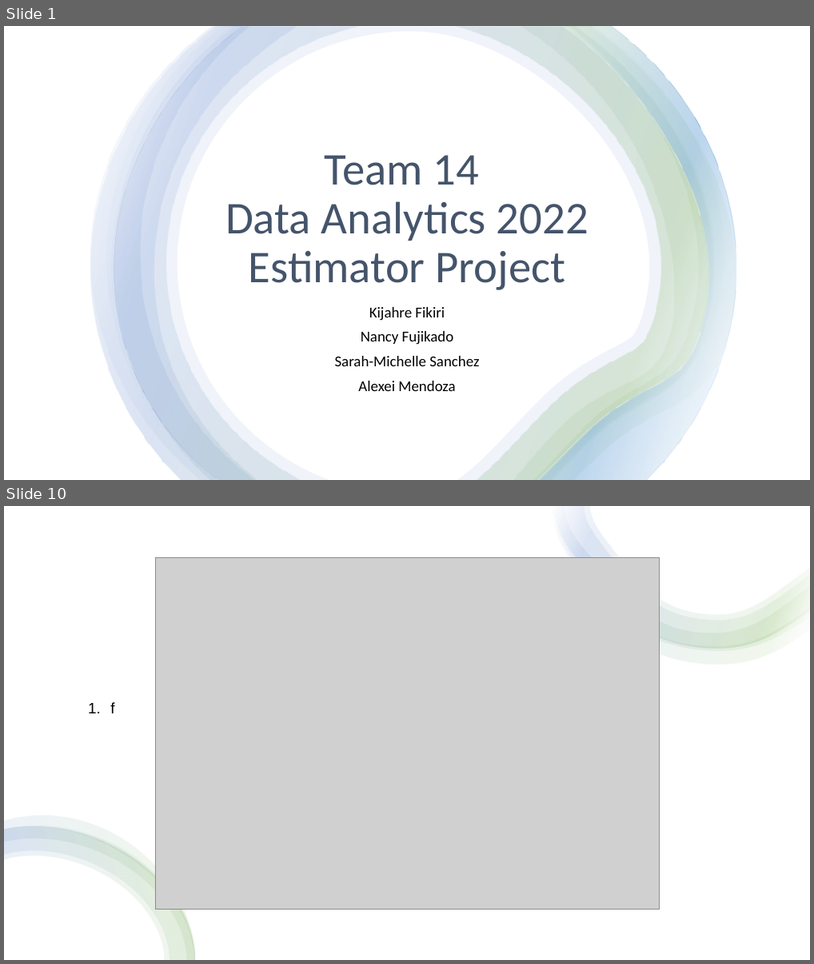
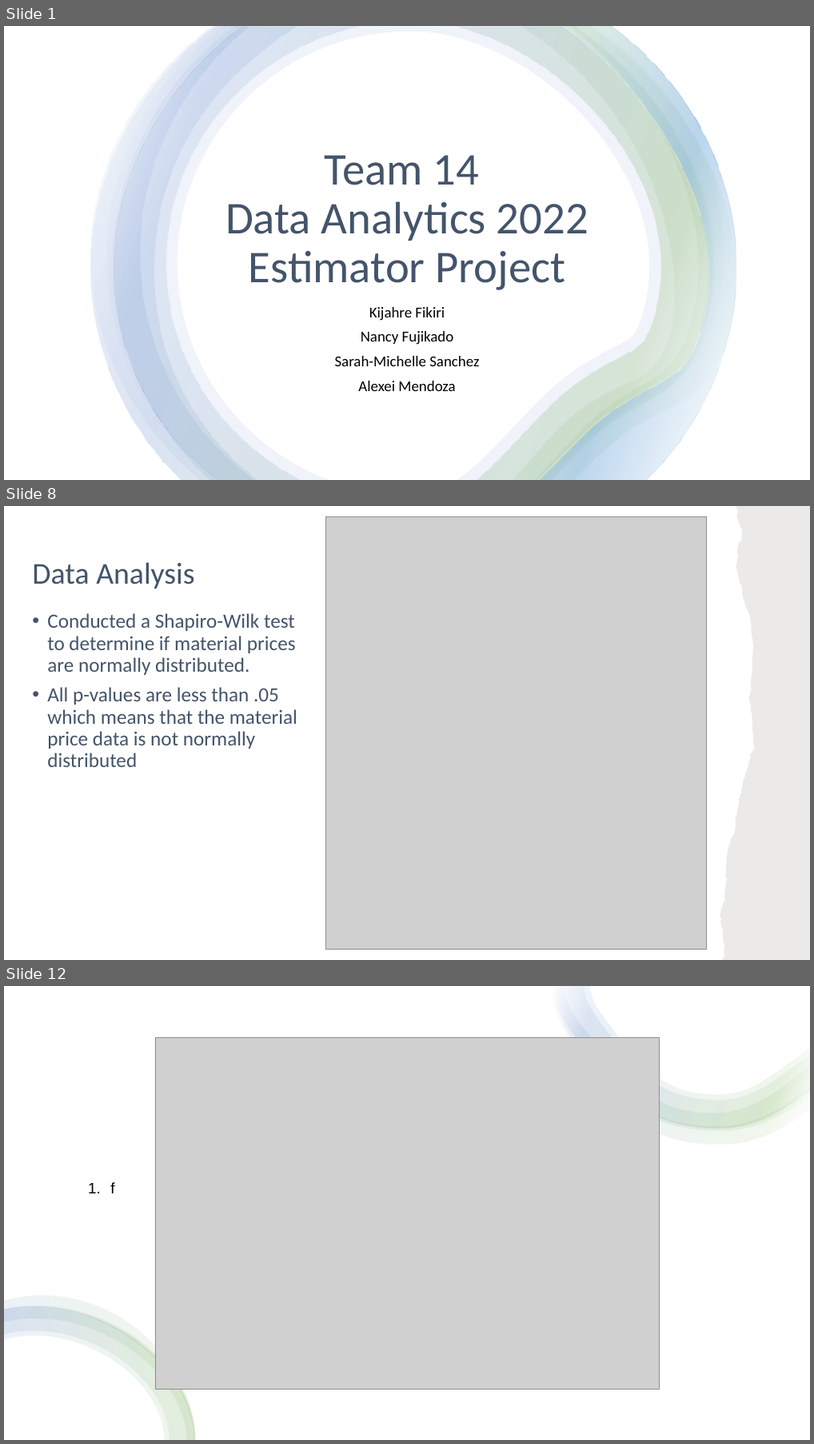
Before and after one commit to thegreatkeej/Estimator_Project, a slide deck: Team14_Presentation.pptx. Shown one above the other, each under a label of ours: slides 1 and 10 before the commit, slides 1, 8 and 12 after it; the slides between them are not shown. The pictures are 814x964 and 814x1444 pixels, drawn with LibreOffice and Linux fonts; fonts in the diff are those of the drawing; grey boxes stand for pictures. Boxes give left, top, right and bottom in pixels: in the first picture for what was removed or moved away, otherwise in the second. Text is boxed around its words. In the diff, an @@ line names an element or a change of style, - is before the commit and + after.

```diff
--- a/Team14_Presentation.pptx
+++ b/Team14_Presentation.pptx
@@ slide 8 added at (4,506,810,960), background #FFFFFF @@
@@ picture added at (326,517,707,949) @@
@@ freeform shape added at (720,506,810,960), fill #82766A at 15% opacity @@
@@ title added at (32,562,194,588), 36 pt, text #44546A @@
+Data Analysis
@@ text added at (47,613,298,767), 24 pt, text #44546A @@
+• Conducted a Shapiro-Wilk test to determine if material prices are normally distributed.
+• All p-values are less than .05 which means that the material price data is not normally distributed
@@ what was slide 10 is now slide 12 @@
```
Also in this commit, not shown: 6 slides changed, 3 other slides added, 1 slide removed.
